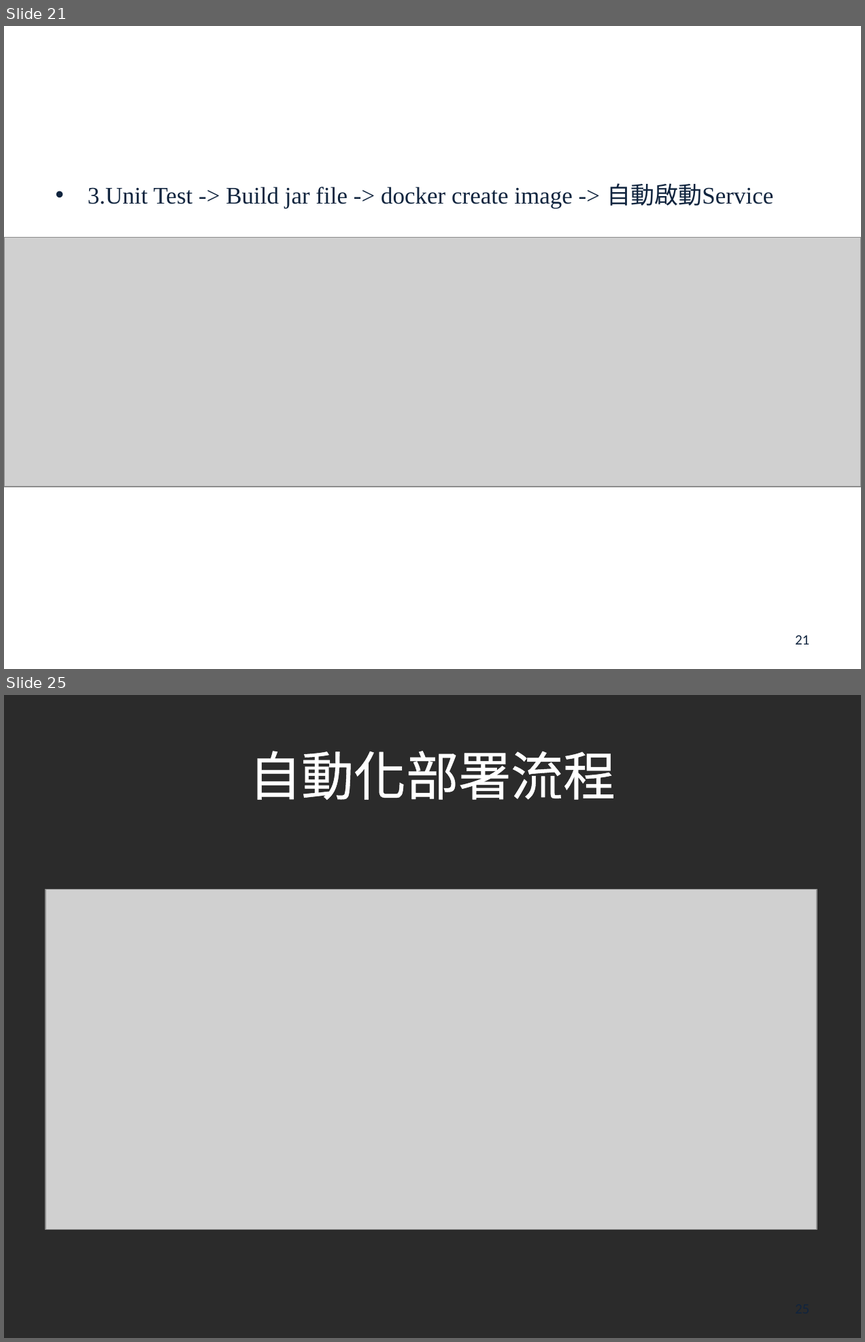
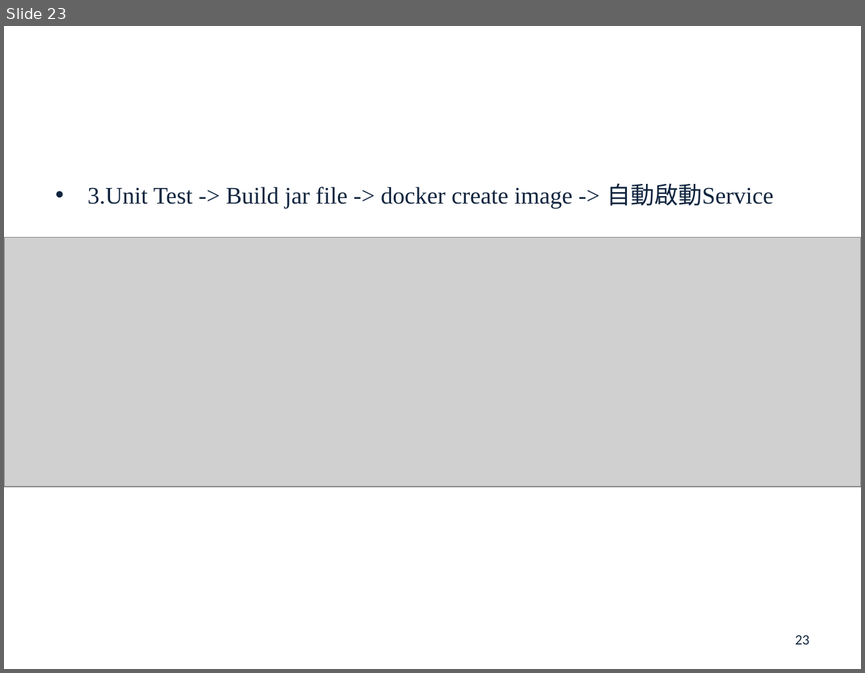
Before and after one commit to john78530/thesis, a slide deck: Oral.pptx. Shown one above the other, each under a label of ours: slides 21 and 25 before the commit, slide 23 after it; the slides between them are not shown. The pictures are 865x1342 and 865x673 pixels, drawn with LibreOffice and Linux fonts; fonts in the diff are those of the drawing; grey boxes stand for pictures; background and template pictures are left out; a plain dark background stands for a picture behind light text. Boxes give left, top, right and bottom in pixels: in the first picture for what was removed or moved away, otherwise in the second. Text is boxed around its words. In the diff, an @@ line names an element or a change of style, - is before the commit and + after.

```diff
--- a/Oral.pptx
+++ b/Oral.pptx
@@ slide 25 removed at (4,695,861,1338), background picture (left out) @@
@@ title removed at (249,751,615,800) @@
-自動化部署流程
@@ picture removed at (45,889,816,1229) @@
@@ page number removed at (618,1291,818,1325) @@
-25
@@ what was slide 21 is now slide 23 @@
@@ page number at (795,635,809,644): text changed @@
-21
+23
```
Also in this commit, not shown: 12 slides changed, 10 slides added, 11 other slides removed, 1 other file.
